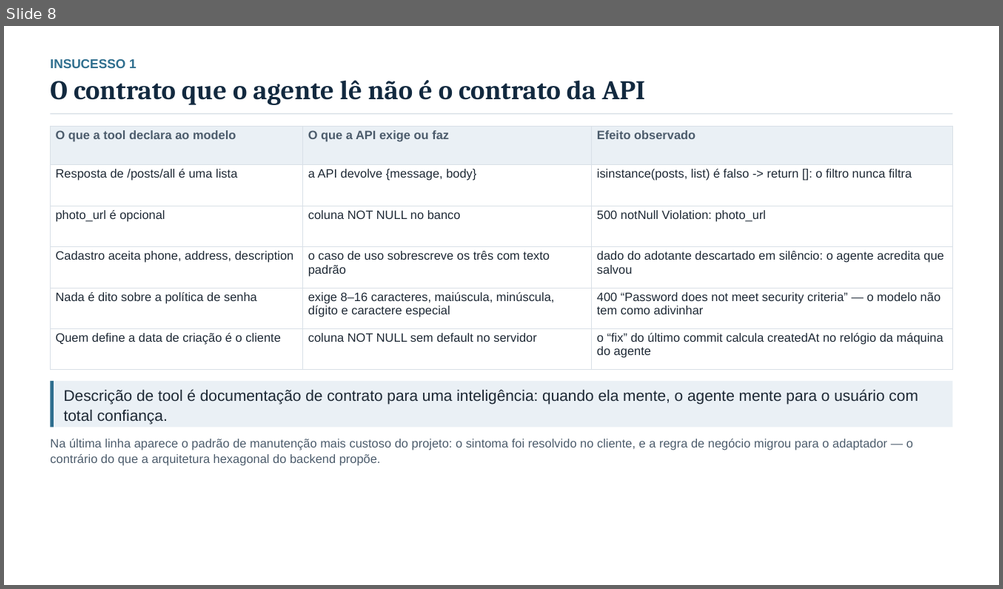
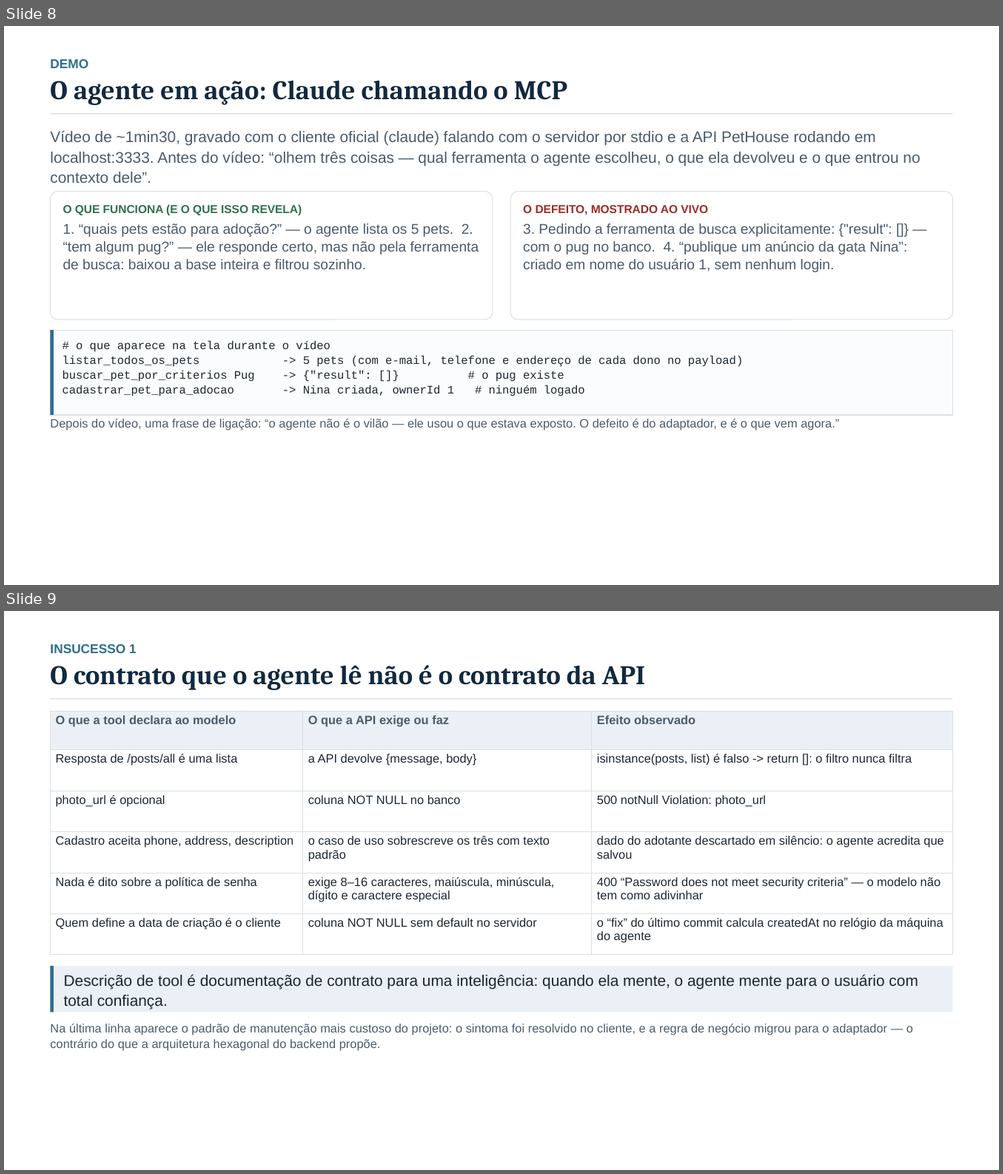
Before and after one commit to edu-correia/project-mcp-pet-adoption, a slide deck: docs/apresentacao-analise-pethouse-mcp.pptx. Shown one above the other, each under a label of ours: slide 8 before the commit, slides 8 and 9 after it. The pictures are 1003x589 and 1003x1174 pixels, drawn with LibreOffice and Linux fonts; fonts in the diff are those of the drawing. Boxes give left, top, right and bottom in pixels: in the first picture for what was removed or moved away, otherwise in the second. Text is boxed around its words. In the diff, an @@ line names an element or a change of style, - is before the commit and + after.

Commit message:
docs: slide de demo em video, roteiro com 4 pessoas e correcao do achado da busca
- novo slide 8 (Demo) e roteiro refeito: P1 1-4, P2 5-8, P3 9-12, P4 13-16
- slides/roteiro corrigidos: o agente costuma contornar a ferramenta de busca
  quebrada (baixa a base inteira e filtra); a ferramenta em si devolve vazio
- DEMO_VIDEO.md: setup do MCP no Claude, storyboard, prompts e cuidados

```diff
--- a/docs/apresentacao-analise-pethouse-mcp.pptx
+++ b/docs/apresentacao-analise-pethouse-mcp.pptx
@@ slide 8 added at (x1=4, y1=26, x2=999, y2=585), background #FFFFFF @@
@@ text added at (x1=50, y1=59, x2=88, y2=68), 12.3 pt, text #2E6E8E, bold @@
+DEMO
@@ text added at (x1=50, y1=80, x2=567, y2=105), 26 pt, text #12293F, bold @@
+O agente em ação: Claude chamando o MCP
@@ rectangle added at (x1=51, y1=113, x2=952, y2=114), fill #D9E0E7 @@
@@ text added at (x1=50, y1=130, x2=919, y2=183), 14.9 pt, text #4B5B6B @@
+Vídeo de ~1min30, gravado com o cliente oficial (claude) falando com o servidor por stdio e a API PetHouse rodando em localhost:3333. Antes do vídeo: “olhem três coisas — qual ferramenta o agente escolheu, o que ela devolveu e o que entrou no contexto dele”.
@@ rounded rectangle added at (x1=51, y1=192, x2=492, y2=320), fill #FFFFFF, outline #D9E0E7 0.75 pt @@
@@ rounded rectangle added at (x1=511, y1=192, x2=953, y2=320), fill #FFFFFF, outline #D9E0E7 0.75 pt @@
@@ text added at (x1=63, y1=204, x2=479, y2=269), 13.7 pt, text #4B5B6B @@
+O QUE FUNCIONA (E O QUE ISSO REVELA)
+1. “quais pets estão para adoção?” — o agente lista os 5 pets. 2. “tem algum pug?” — ele responde certo, mas não pela ferramenta de busca: baixou a base inteira e filtrou sozinho.
@@ text added at (x1=523, y1=205, x2=907, y2=272), 13.7 pt, text #4B5B6B @@
+O DEFEITO, MOSTRADO AO VIVO
+3. Pedindo a ferramenta de busca explicitamente: {"result": []} — com o pug no banco. 4. “publique um anúncio da gata Nina”: criado em nome do usuário 1, sem nenhum login.
@@ rectangle added at (x1=51, y1=330, x2=952, y2=415), fill #FBFCFD, outline #D9E0E7 0.75 pt @@
@@ rectangle added at (x1=51, y1=330, x2=54, y2=415), fill #2E6E8E @@
@@ text added at (x1=62, y1=341, x2=743, y2=397), 11.1 pt, text #1C2733 @@
+# o que aparece na tela durante o vídeo
+listar_todos_os_pets -> 5 pets (com e-mail, telefone e endereço de cada dono no payload)
+buscar_pet_por_criterios Pug -> {"result": []} # o pug existe
+cadastrar_pet_para_adocao -> Nina criada, ownerId 1 # ninguém logado
@@ text added at (x1=50, y1=419, x2=839, y2=431), 11.7 pt, text #4B5B6B @@
+Depois do vídeo, uma frase de ligação: “o agente não é o vilão — ele usou o que estava exposto. O defeito é do adaptador, e é o que vem agora.”
@@ what was slide 8 is now slide 9 @@
```
Also in this commit, not shown: 1 slide changed, 4 other files.
